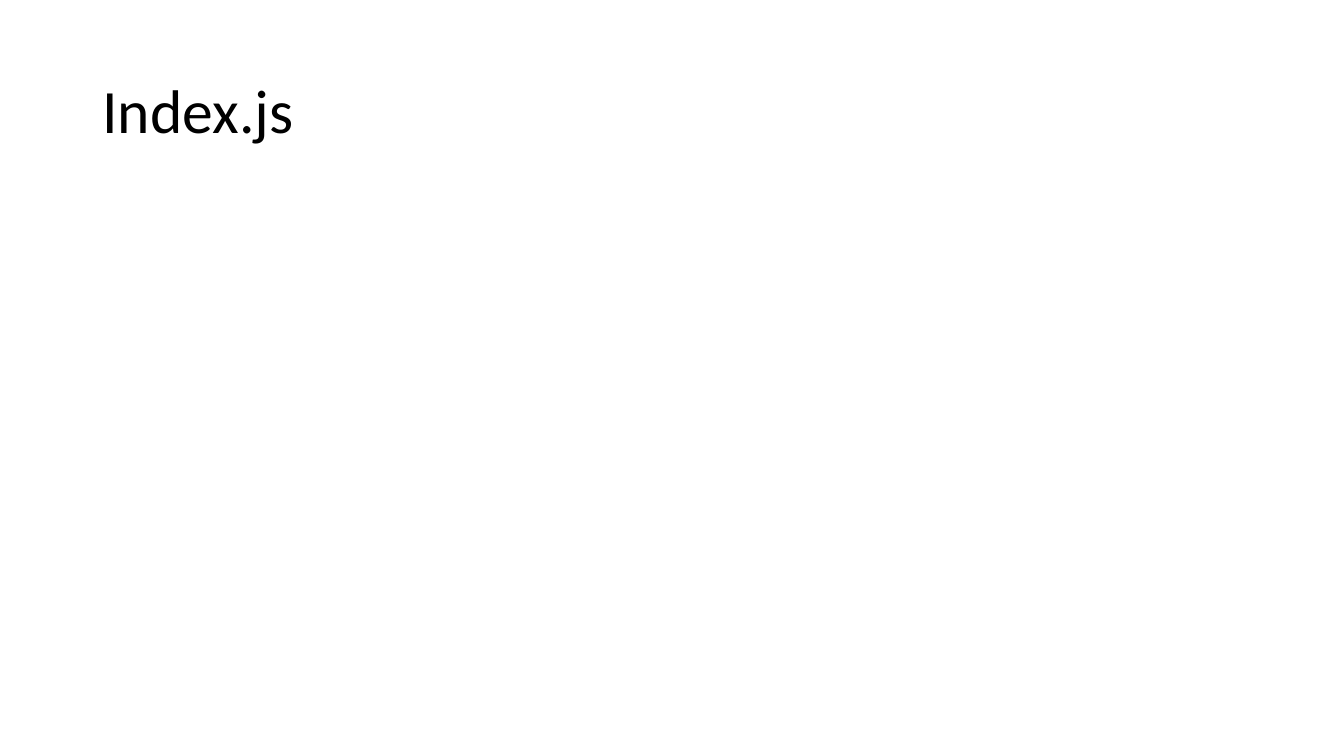
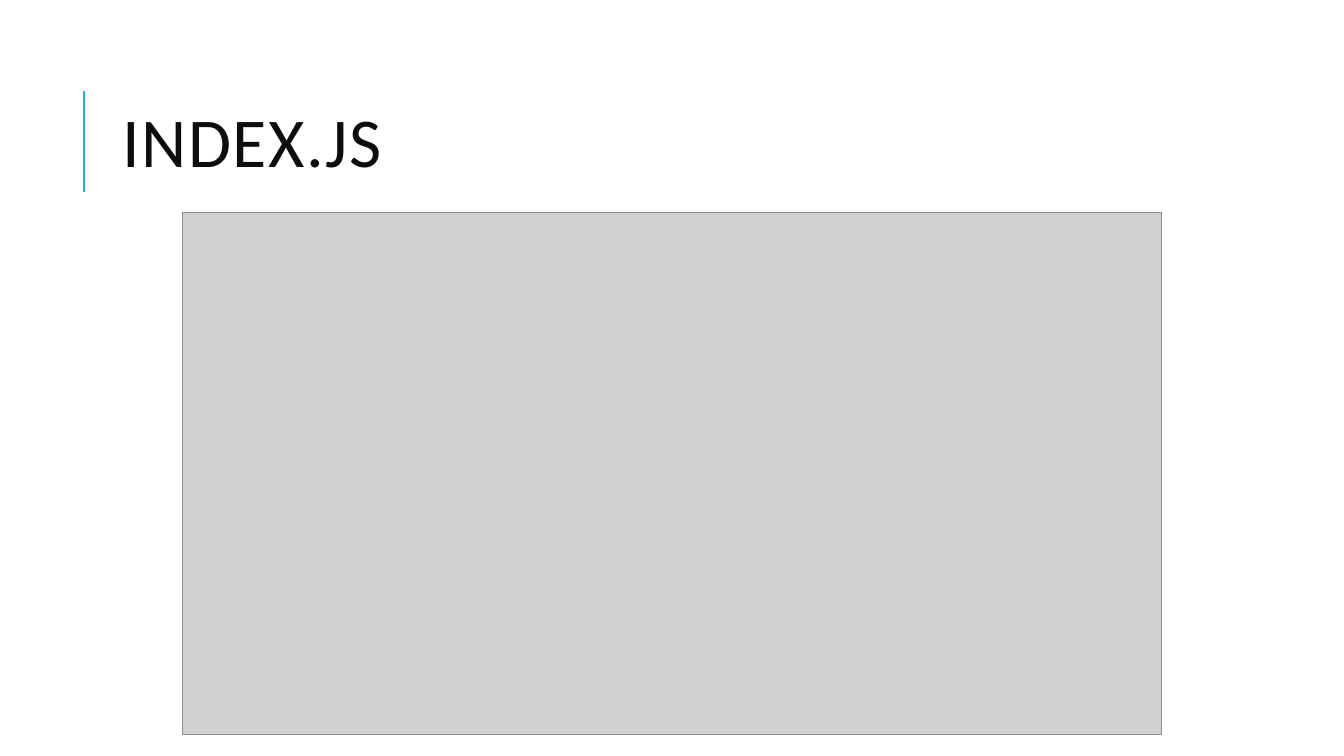
Before and after one commit to 106598065/ReactJSClass, a slide deck: slide 2 of React2627.pptx. Drawn at 1344x756 pixels with LibreOffice and Linux fonts; fonts in the diff are those of the drawing; grey boxes stand for pictures. Boxes give left, top, right and bottom in pixels: in the first picture for what was removed or moved away, otherwise in the second. Text is boxed around its words. In the diff, an @@ line names an element or a change of style, - is before the commit and + after.

```diff
--- a/React2627.pptx
+++ b/React2627.pptx
@@ line added from (84, 192) to (84, 91), #1CADE4 1.5 pt @@
@@ title at (x1=123, y1=121, x2=382, y2=168): text changed; size 44 to 50 pt; text colour #000000 to #0D0D0D @@
-Index.js
+INDEX.JS
@@ picture added at (x1=182, y1=213, x2=1162, y2=735) @@
```
Also in this commit, not shown: 9 other slides changed, 7 slides added, 3 slides removed.
